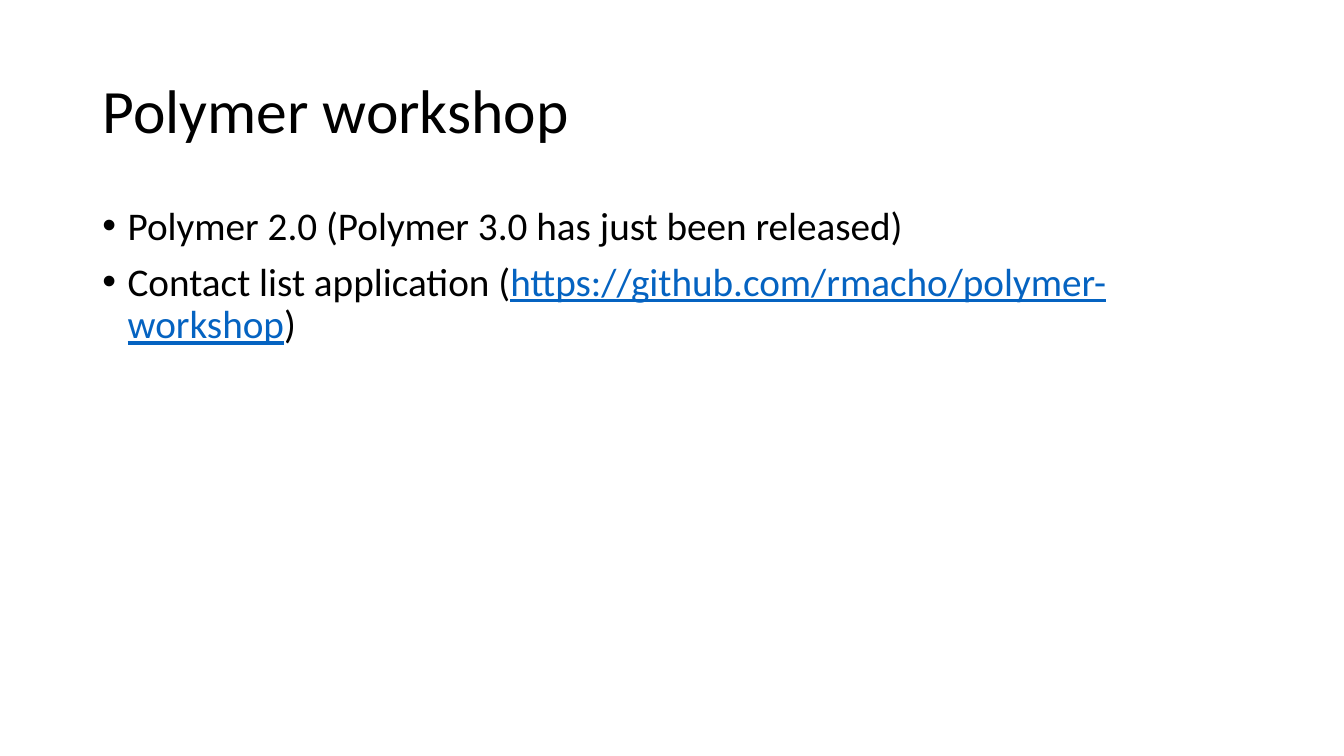
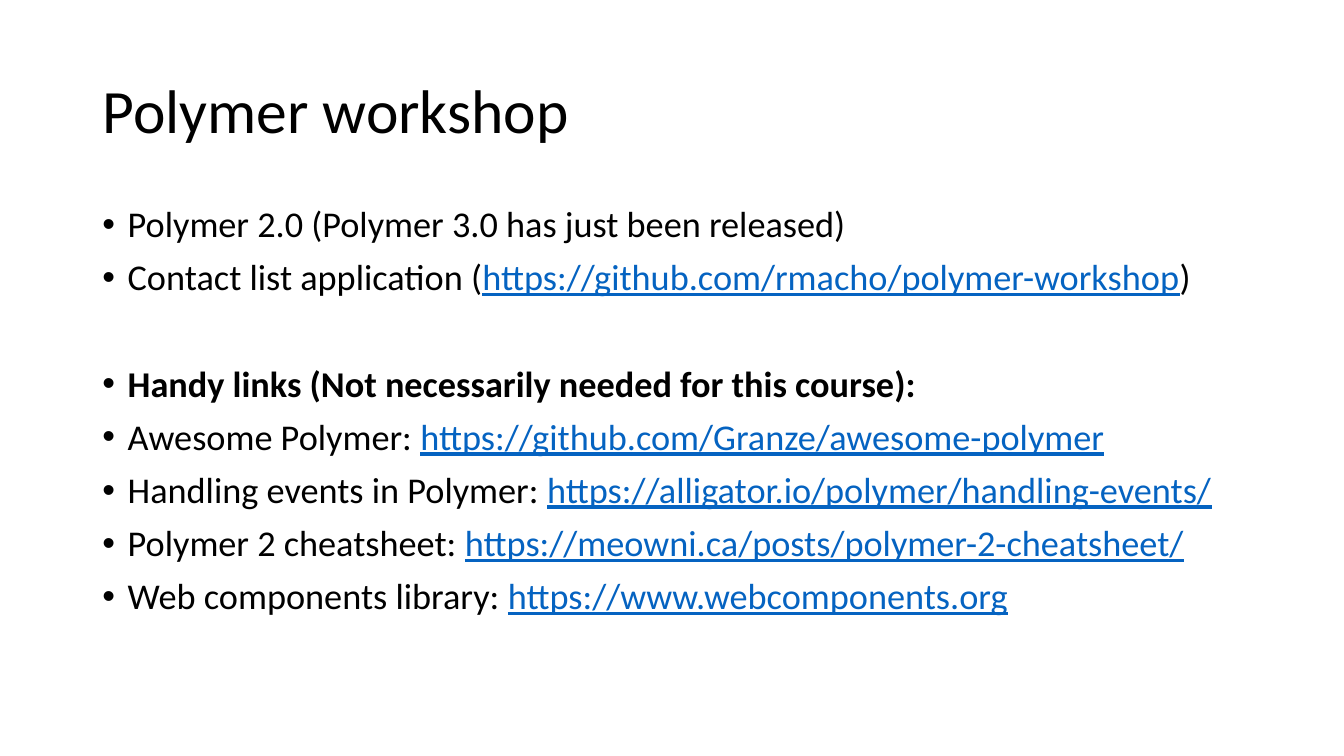
Before and after one commit to rmacho/polymer-workshop, a slide deck: slide 5 of Polymer Presentation.pptx. Drawn at 1344x756 pixels with LibreOffice and Linux fonts; fonts in the diff are those of the drawing. Boxes give left, top, right and bottom in pixels: in the first picture for what was removed or moved away, otherwise in the second. Text is boxed around its words. In the diff, an @@ line names an element or a change of style, - is before the commit and + after.

Commit message:
Added handy links in powerpoint

```diff
--- a/Polymer Presentation.pptx
+++ b/Polymer Presentation.pptx
@@ text at bbox=[128, 210, 1191, 297]: size 28 to 25.9 pt in "Polymer 2.0 (Polymer 3.0 has just been ...", "Contact list application (https://github.com/rmacho/polymer- ..." @@
@@ text at bbox=[128, 370, 1211, 616]: paragraphs added @@
+• Handy links (Not necessarily needed for this course):
+• Awesome Polymer: https://github.com/Granze/awesome-polymer
+• Handling events in Polymer: https://alligator.io/polymer/handling-events/
+• Polymer 2 cheatsheet: https://meowni.ca/posts/polymer-2-cheatsheet/
+• Web components library: https://www.webcomponents.org
```
